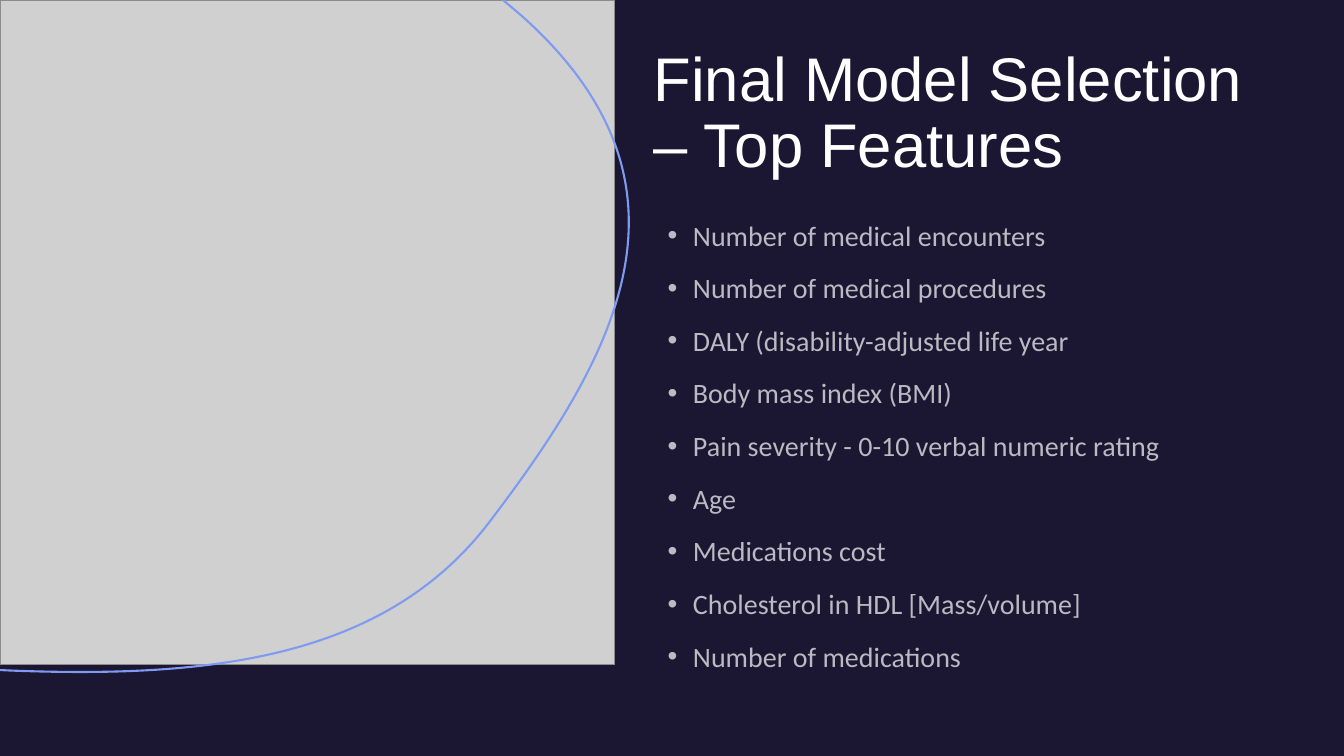
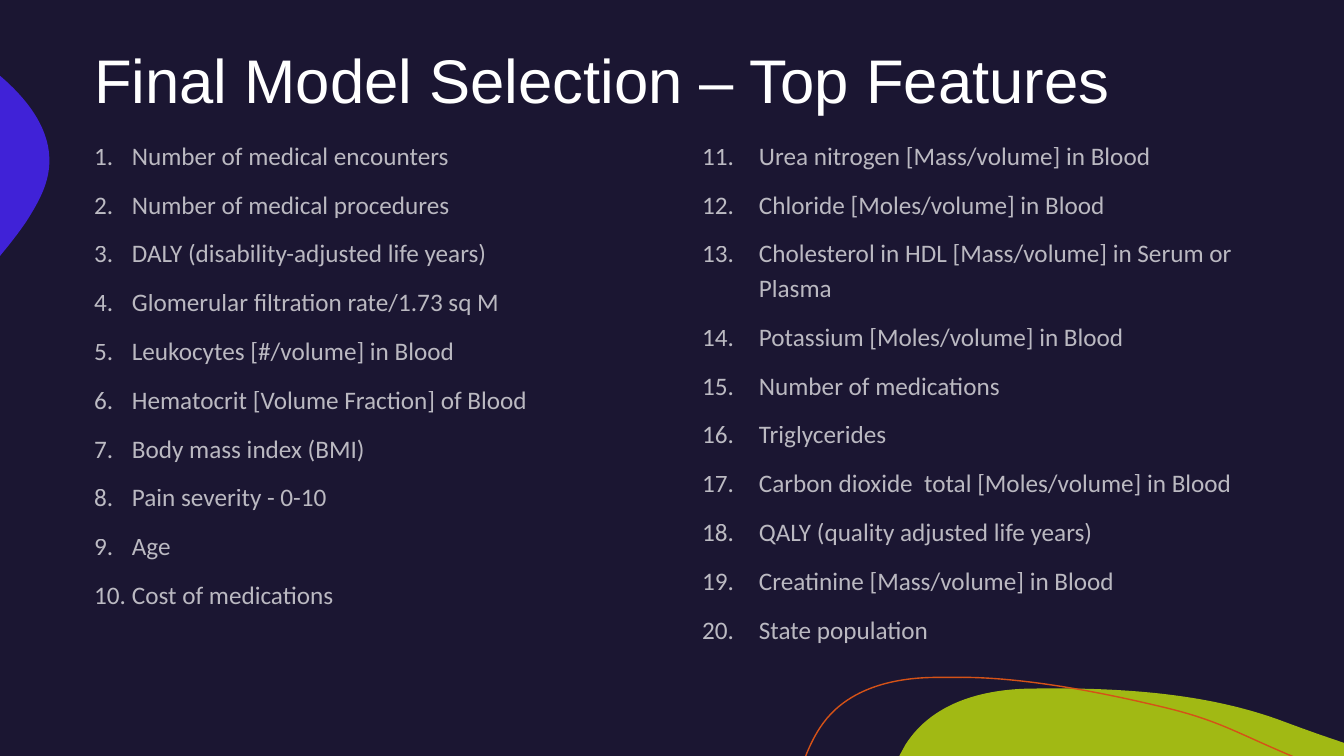
Before and after one commit to dianakulawiec/Synthea-Capstone-Project, a slide deck: slide 16 of docs/Synthea Capstone Project Presentation.pptx. Drawn at 1344x756 pixels with LibreOffice and Linux fonts; fonts in the diff are those of the drawing; grey boxes stand for pictures. Boxes give left, top, right and bottom in pixels: in the first picture for what was removed or moved away, otherwise in the second. Text is boxed around its words. In the diff, an @@ line names an element or a change of style, - is before the commit and + after.

```diff
--- a/docs/Synthea Capstone Project Presentation.pptx
+++ b/docs/Synthea Capstone Project Presentation.pptx
@@ rectangle removed at [0,0,1344,756] @@
@@ picture removed at [0,0,615,664] @@
@@ freeform shape removed at [0,0,629,673] @@
@@ title "Final Model Selection – Top ..." rewrapped from [654,56,1242,179] to [94,58,1109,115] @@
@@ text "Number of medical encounters": place and size @@
-text "Number of medical encounters" at [693,226,1159,667]
+text "Number of medical encounters" at [132,147,526,604]
@@ text at [132,147,449,560]: size 20 to 18 pt in "Number of medical encounters", "Number of medical procedures", "Body mass index (BMI)", "Age"; bullet • to 1. @@
@@ text added at [759,147,1231,643], 18 pt, text #FFFFFF at 70% opacity @@
+11. Urea nitrogen [Mass/volume] in Blood
+12. Chloride [Moles/volume] in Blood
+13. Cholesterol in HDL [Mass/volume] in Serum or Plasma
+14. Potassium [Moles/volume] in Blood
+15. Number of medications
+16. Triglycerides
+17. Carbon dioxide total [Moles/volume] in Blood
+18. QALY (quality adjusted life years)
+19. Creatinine [Mass/volume] in Blood
+20. State population
@@ text at [132,244,526,413]: text changed; size 20 to 18 pt @@
-• DALY (disability-adjusted life year
+3. DALY (disability-adjusted life years)
+4. Glomerular filtration rate/1.73 sq M
+5. Leukocytes [#/volume] in Blood
+6. Hematocrit [Volume Fraction] of Blood
@@ text at [132,489,326,510]: text changed; size 20 to 18 pt @@
-• Pain severity - 0-10 verbal numeric rating
+8. Pain severity - 0-10
@@ text at [132,586,333,604]: text changed; size 20 to 18 pt @@
-• Medications cost
-• Cholesterol in HDL [Mass/volume]
-• Number of medications
+10. Cost of medications
```
Also in this commit, not shown: 2 other slides changed.
